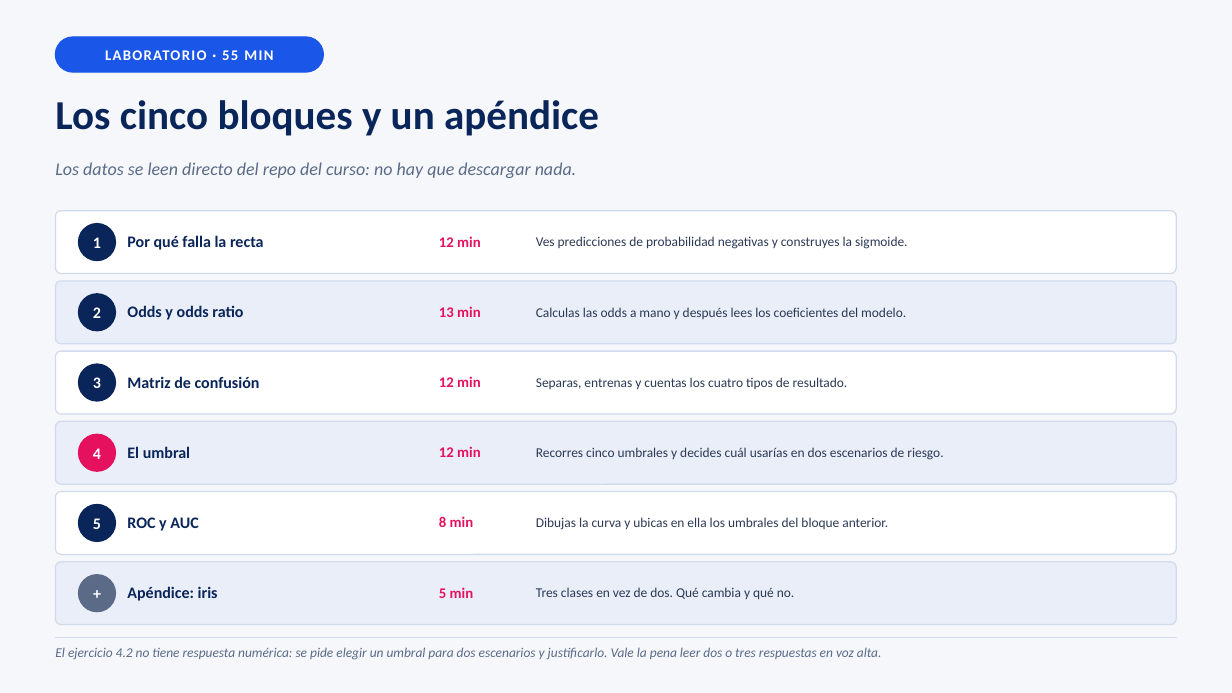
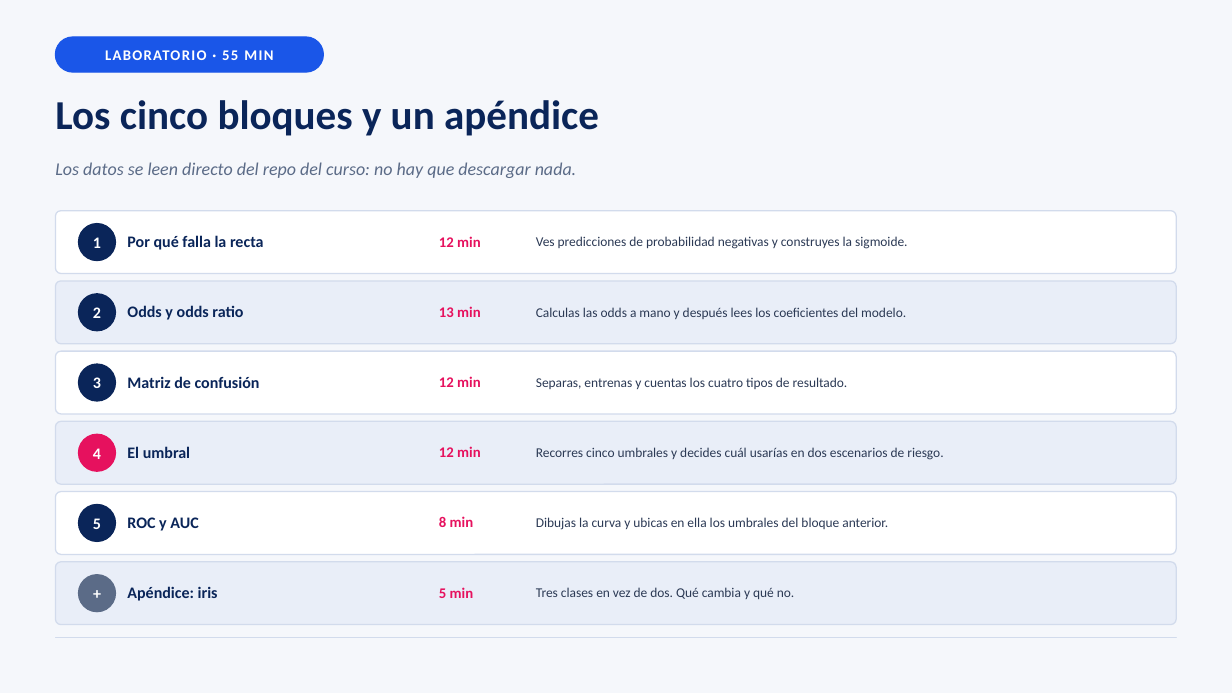
Before and after one commit to josefrodrim/Estad-stica-Descriptiva-E-Inferencial, a slide deck: slide 15 of Clase_12/PPT/Clase12_Regresion_Logistica.pptx. Drawn at 1232x693 pixels with LibreOffice and Linux fonts; fonts in the diff are those of the drawing. Boxes give left, top, right and bottom in pixels: in the first picture for what was removed or moved away, otherwise in the second. Text is boxed around its words. In the diff, an @@ line names an element or a change of style, - is before the commit and + after.

```diff
--- a/Clase_12/PPT/Clase12_Regresion_Logistica.pptx
+++ b/Clase_12/PPT/Clase12_Regresion_Logistica.pptx
@@ text removed at (x1=55, y1=647, x2=882, y2=660) @@
-El ejercicio 4.2 no tiene respuesta numérica: se pide elegir un umbral para dos escenarios y justificarlo. Vale la pena leer dos o tres respuestas en voz alta.
```
Also in this commit, not shown: 8 other slides changed, 9 other files.
